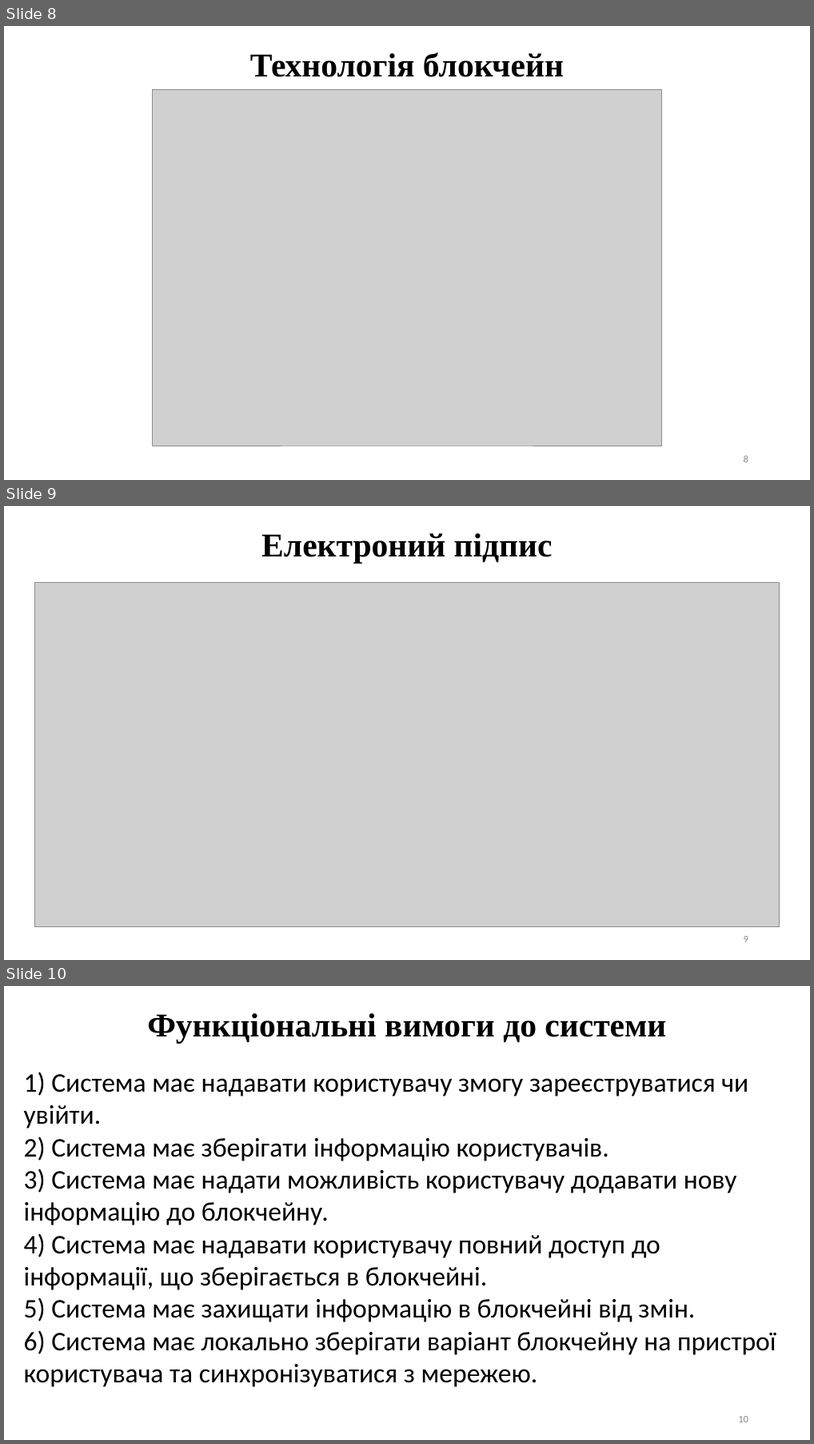
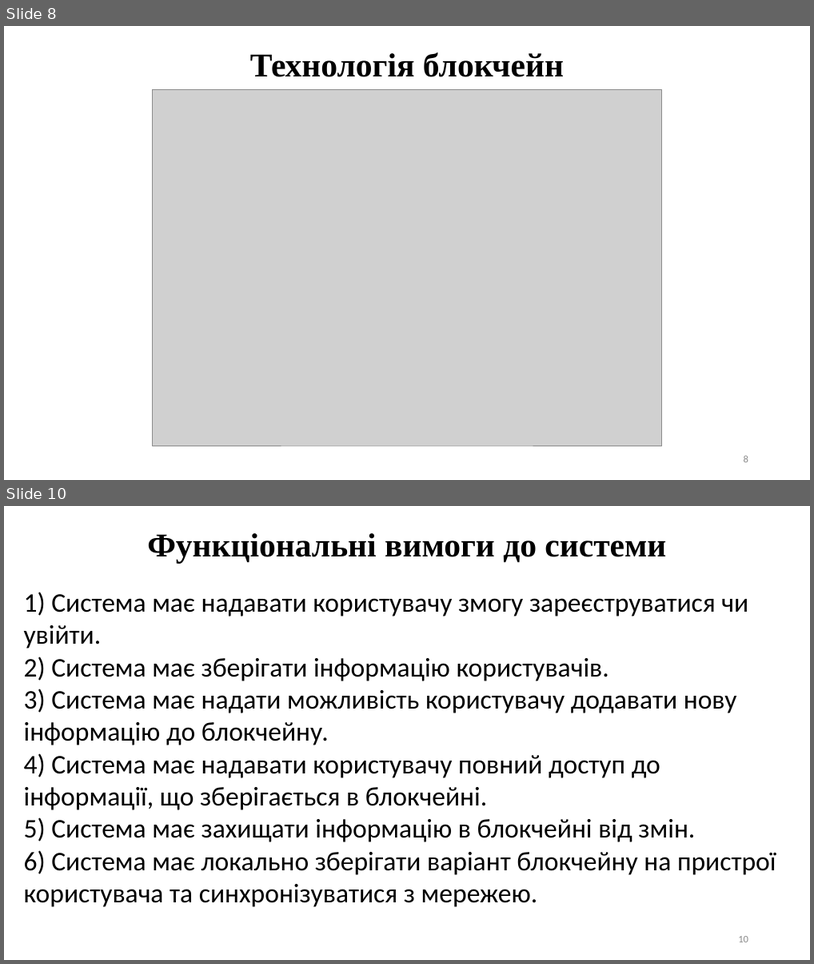
Before and after one commit to Lenartov/source, a slide deck: Диплом/Диплом презентація.pptx. Shown one above the other, each under a label of ours: slides 8, 9 and 10 before the commit, slides 8 and 10 after it; the slides between them are not shown. The pictures are 814x1444 and 814x964 pixels, drawn with LibreOffice and Linux fonts; fonts in the diff are those of the drawing; grey boxes stand for pictures. Boxes give left, top, right and bottom in pixels: in the first picture for what was removed or moved away, otherwise in the second. Text is boxed around its words. In the diff, an @@ line names an element or a change of style, - is before the commit and + after.

```diff
--- a/Диплом/Диплом презентація.pptx
+++ b/Диплом/Диплом презентація.pptx
@@ slide 9 removed at (4, 506, 810, 960), background #FFFFFF @@
@@ text removed at (262, 533, 553, 563) @@
-Електроний підпис
@@ picture removed at (35, 582, 780, 927) @@
@@ page number removed at (744, 936, 749, 942) @@
-9
```
Also in this commit, not shown: 2 slides changed, 1 slide added, 1 other slide removed, 3 other files.
